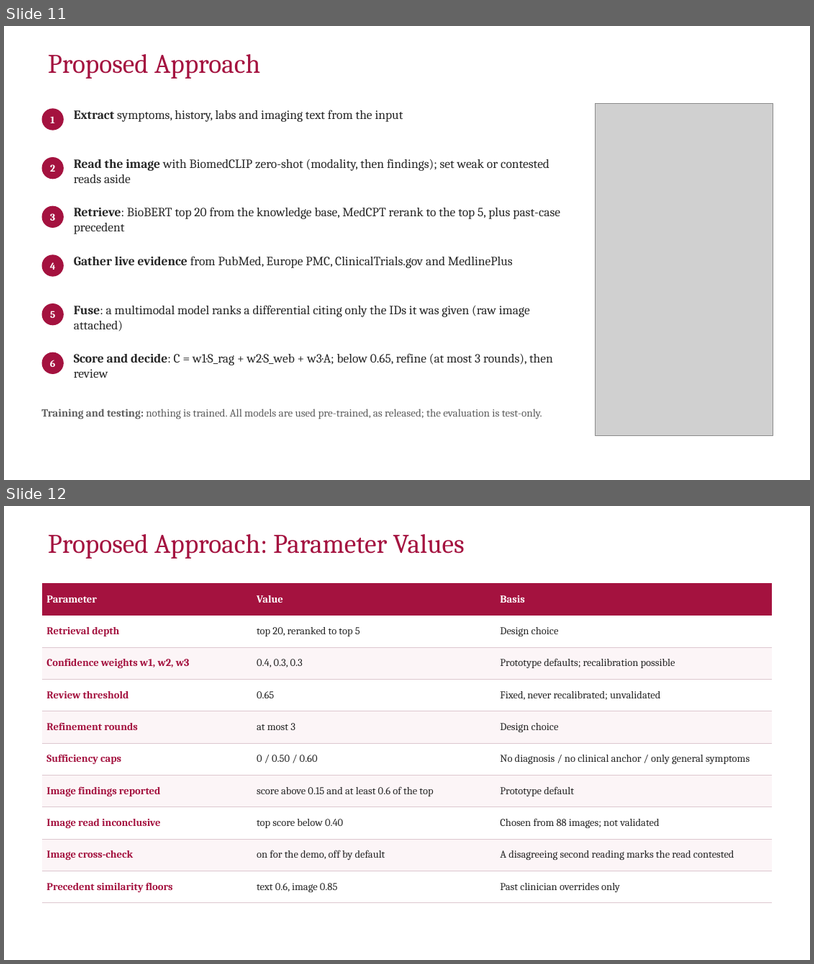
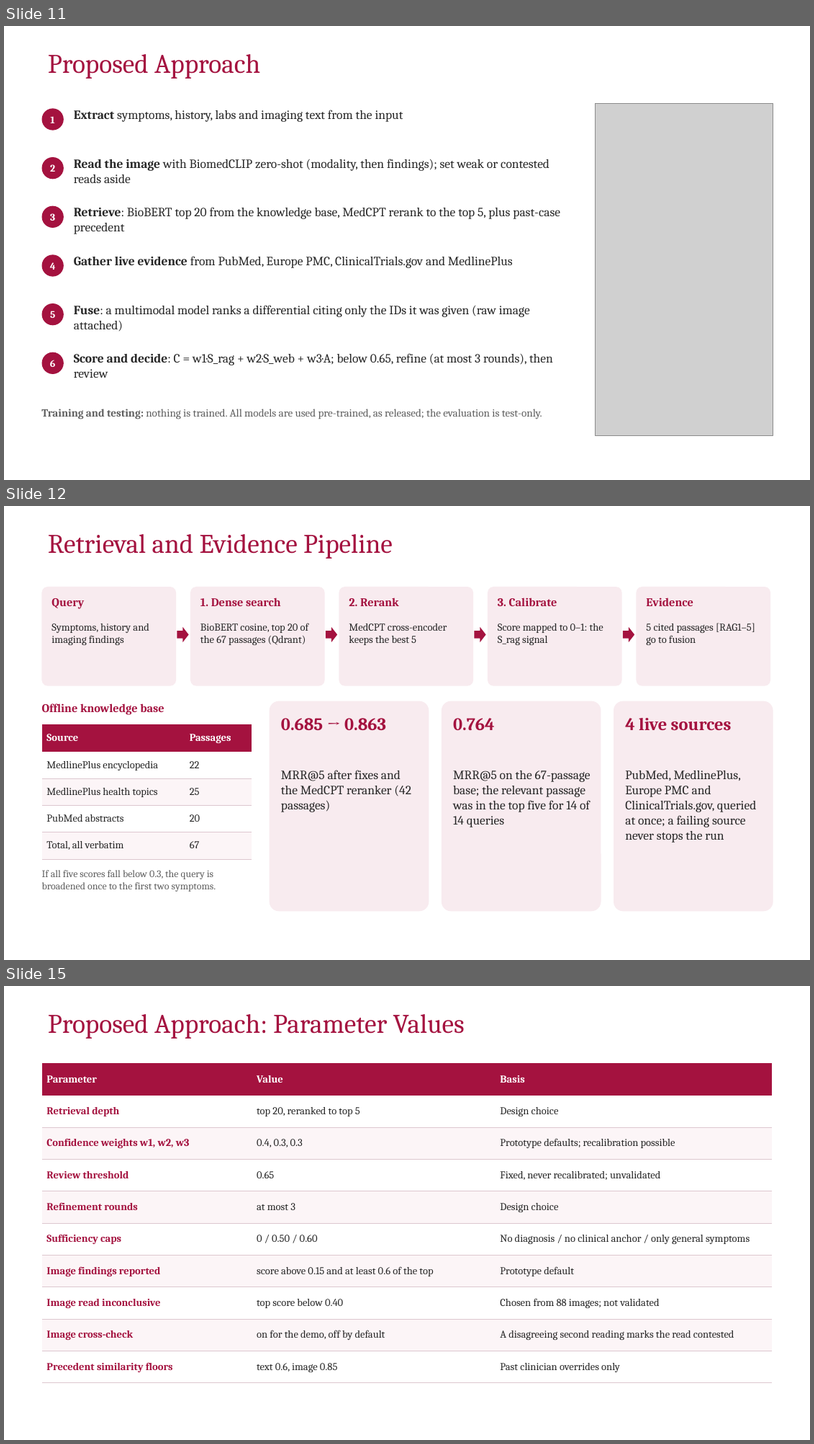
Before and after one commit to hari18305/medorcha, a slide deck: report/MedOrchestrate_Final_Review.pptx. Shown one above the other, each under a label of ours: slides 11 and 12 before the commit, slides 11, 12 and 15 after it; the slides between them are not shown. The pictures are 814x964 and 814x1444 pixels, drawn with LibreOffice and Linux fonts; fonts in the diff are those of the drawing; grey boxes stand for pictures; background and template pictures are left out. Boxes give left, top, right and bottom in pixels: in the first picture for what was removed or moved away, otherwise in the second. Text is boxed around its words. In the diff, an @@ line names an element or a change of style, - is before the commit and + after.

```diff
--- a/report/MedOrchestrate_Final_Review.pptx
+++ b/report/MedOrchestrate_Final_Review.pptx
@@ slide 12 added at (4,506,810,960), background #FFFFFF @@
@@ title added at (48,534,393,559), 32 pt, text #A4123F @@
+Retrieval and Evidence Pipeline
@@ rounded rectangle added at (41,587,176,686), fill #F8EBEF @@
@@ rounded rectangle added at (190,587,324,686), fill #F8EBEF @@
@@ rounded rectangle added at (339,587,473,686), fill #F8EBEF @@
@@ rounded rectangle added at (488,587,622,686), fill #F8EBEF @@
@@ rounded rectangle added at (637,587,771,686), fill #F8EBEF @@
@@ text added at (52,598,84,609), 14 pt, text #A4123F, bold @@
+Query
@@ text added at (201,597,281,606), 14 pt, text #A4123F, bold @@
+1. Dense search
@@ text added at (349,597,399,606), 14 pt, text #A4123F, bold @@
+2. Rerank
@@ text added at (498,597,558,606), 14 pt, text #A4123F, bold @@
+3. Calibrate
@@ text added at (646,597,694,606), 14 pt, text #A4123F, bold @@
+Evidence
@@ text added at (52,623,149,645), 12.5 pt, text #262626 @@
+Symptoms, history and imaging findings
@@ right arrow added at (177,627,188,642), fill #A4123F @@
@@ text added at (201,623,309,645), 12.5 pt, text #262626 @@
+BioBERT cosine, top 20 of the 67 passages (Qdrant)
@@ right arrow added at (326,627,337,642), fill #A4123F @@
@@ text added at (349,623,447,645), 12.5 pt, text #262626 @@
+MedCPT cross-encoder keeps the best 5
@@ right arrow added at (475,627,486,642), fill #A4123F @@
@@ text added at (498,623,604,645), 12.5 pt, text #262626 @@
+Score mapped to 0–1: the S_rag signal
@@ right arrow added at (623,627,635,642), fill #A4123F @@
@@ text added at (646,623,756,645), 12.5 pt, text #262626 @@
+5 cited passages [RAG1–5] go to fusion
@@ text added at (42,703,164,715), 14 pt, text #A4123F, bold @@
+Offline knowledge base
@@ rounded rectangle added at (270,701,430,911), fill #F8EBEF @@
@@ text added at (281,718,386,730), 21 pt, text #A4123F, bold @@
+0.685 → 0.863
@@ rounded rectangle added at (442,701,602,911), fill #F8EBEF @@
@@ text added at (453,718,494,730), 21 pt, text #A4123F, bold @@
+0.764
@@ rounded rectangle added at (614,701,774,911), fill #F8EBEF @@
@@ text added at (625,718,732,730), 21 pt, text #A4123F, bold @@
+4 live sources
@@ table added at (41,724,252,859), 5 rows, 2 columns @@
+Source | Passages
+MedlinePlus encyclopedia | 22
+MedlinePlus health topics | 25
+PubMed abstracts | 20
+Total, all verbatim | 67
@@ text added at (281,770,412,812), 15 pt, text #262626 @@
+MRR@5 after fixes and the MedCPT reranker (42 passages)
@@ text added at (453,770,591,827), 15 pt, text #262626 @@
+MRR@5 on the 67-passage base; the relevant passage was in the top five for 14 of 14 queries
@@ text added at (625,770,757,842), 15 pt, text #262626 @@
+PubMed, MedlinePlus, Europe PMC and ClinicalTrials.gov, queried at once; a failing source never stops the run
@@ text added at (42,870,216,891), 12 pt, text #5F5F5F @@
+If all five scores fall below 0.3, the query is broadened once to the first two symptoms.
@@ page number added at (4,938,41,960), 16 pt, text #FFFFFF, bold @@
+12
@@ what was slide 12 is now slide 15 @@
```
Also in this commit, not shown: 4 other slides added, 1 other file.
